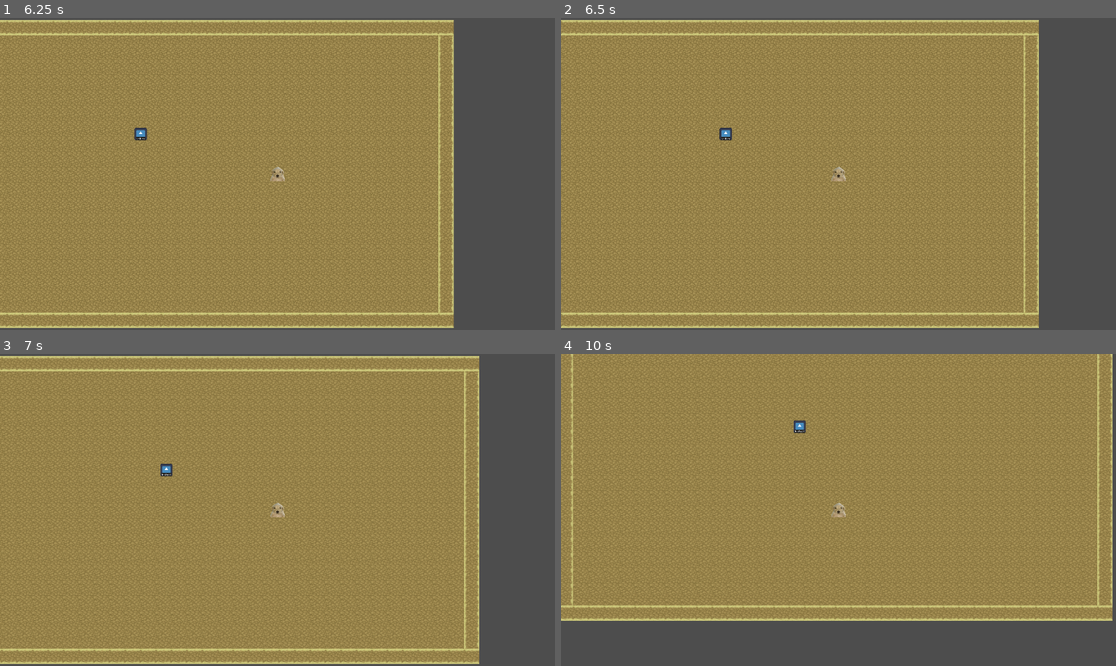
Above: before the commit, frames 1-4 (two rows, left to right).
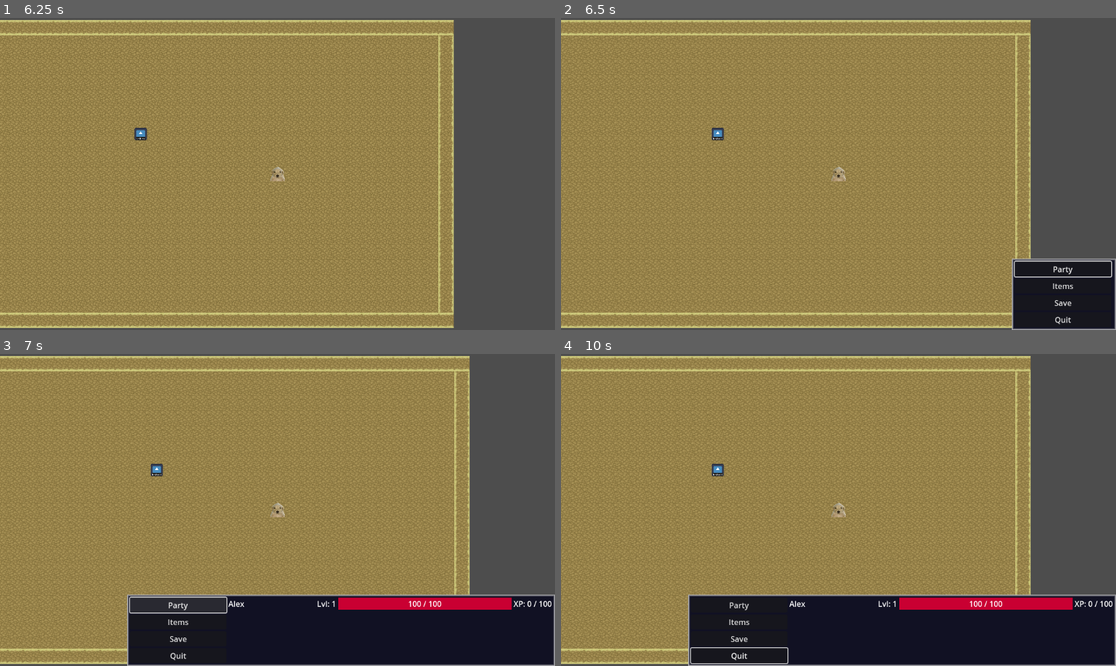
Above: after the commit, the same moments.

Repository: Marv0407/kotstulle-game
Game: Godot game, scene res://scenes/control.tscn
Two runs of this game, one before a commit and one after it. Both use one fixed random seed, a clock stepped at 60 frames per second and the inputs below. The engine's default icon, where the game draws it, is replaced by a stand-in: a white triangle on a blue panel in a dark square.
Inputs (mouse positions are in pixels of both pictures, inside the frame that each line leads up to):
- Up to frame 1 (6.25 s): click "Start New Game" at 0.5 s; click (77, 39) at 1.27 s; type "Alex" at 1.35 s; click "Starten" at 2 s; tap Enter (ui_accept) at 2.75, 3.02, 3.77, 5.27, 6.02 s; move the mouse to (399, 158) at 2.77 s; hold Right (ui_right) 2.78-3.53 s; click (399, 158) at 2.92 s; move the mouse to (166, 189) at 3.52 s; hold Down (ui_down) 3.53-4.28 s; move the mouse to (333, 105) at 4.27 s; hold Right (ui_right) 4.28-5.03 s; move the mouse to (249, 236) at 5.02 s; hold Up (ui_up) 5.03-5.78 s; click (249, 236) at 5.17 s; move the mouse to (444, 220) at 5.77 s; hold Left (ui_left) from 5.78 s (still down)
- Up to frame 2 (6.5 s): keep holding Left (ui_left); tap Escape (ui_cancel) at 6.4 s
- Up to frame 3 (7 s): release Left (ui_left) at 6.5 s; click (499, 603) at 6.5 s, where only the run after the commit has a clickable "Party"
- Up to frame 4 (10 s): click (738, 622) at 7.25 s, where only the run after the commit has a clickable "Items"; click (738, 637) at 8 s, where only the run after the commit has a clickable "Save"; move the mouse to (672, 463) at 8.77 s; hold Left (ui_left) 8.78-9.53 s; move the mouse to (866, 510) at 9.52 s; hold Down (ui_down) from 9.53 s (still down); click (866, 510) at 9.67 s

Frame 1 is identical in both runs. In frame 2, 14% of the frame differs, in the area x 0-100%, y 0-100%; in frame 3, 26%; in frame 4, 40%.

Commit message:
Integrate InGameMenu and party submenu logic
Instance InGameMenu into TestMap and update scene layout/anchors. In InGameMenu.tscn set process_mode, adjust PanelContainer anchors/offsets, mark PartyView unique in owner, and add a connection for the Party button. Update in_game_menu.gd to track submenu state (is_sub_menu_open), add _close_sub_menu(), handle Esc (ui_cancel) to close submenus or toggle the menu, ensure input is marked handled, and focus the Party button when menus change. Also refresh party UI by clearing PartyView children before instantiating member UIs.

Diff:
--- a/scenes/InGameMenu.tscn
+++ b/scenes/InGameMenu.tscn
@@ -16,12 +16,20 @@
 border_blend = true
 
 [node name="InGameMenu" type="CanvasLayer"]
+process_mode = 3
 script = ExtResource("1_kkpiy")
 party_member_ui_scene = ExtResource("2_d7o6g")
 
 [node name="PanelContainer" type="PanelContainer" parent="."]
-offset_right = 40.0
-offset_bottom = 40.0
+anchors_preset = 3
+anchor_left = 1.0
+anchor_top = 1.0
+anchor_right = 1.0
+anchor_bottom = 1.0
+offset_left = -216.0
+offset_top = -148.0
+grow_horizontal = 0
+grow_vertical = 0
 theme_override_styles/panel = SubResource("StyleBoxFlat_d7o6g")
 
 [node name="MainContainer" type="HBoxContainer" parent="PanelContainer"]
@@ -51,4 +59,7 @@
 layout_mode = 2
 
 [node name="PartyView" type="VBoxContainer" parent="PanelContainer/MainContainer/ContentArea"]
+unique_name_in_owner = true
 layout_mode = 2
+
+[connection signal="pressed" from="PanelContainer/MainContainer/ButtonList/PartyBtn" to="." method="_on_party_btn_pressed"]
--- a/scenes/TestMap.tscn
+++ b/scenes/TestMap.tscn
@@ -1,10 +1,11 @@
-[gd_scene load_steps=8 format=4 uid="uid://cfft8jgum6dhw"]
+[gd_scene load_steps=9 format=4 uid="uid://cfft8jgum6dhw"]
 
 [ext_resource type="Script" uid="uid://bxh7rrnqs0bta" path="res://scripts/test_map.gd" id="1_c2xor"]
 [ext_resource type="PackedScene" uid="uid://7p25i524blrh" path="res://scenes/Player.tscn" id="1_fodck"]
 [ext_resource type="Texture2D" uid="uid://dp21td8yk1lv0" path="res://assets/tilesets/test_tileset/[A]_type1/[A]Dirt1-Dirt2_pipo.png" id="1_jpasy"]
 [ext_resource type="PackedScene" uid="uid://daw87aehw5pcd" path="res://scenes/Encounter.tscn" id="3_ndu6v"]
 [ext_resource type="Resource" uid="uid://bd7v43x2tcjtu" path="res://ressources/Encounter/TalahonRentner.tres" id="5_q04aa"]
+[ext_resource type="PackedScene" uid="uid://d0kcksev6mafn" path="res://scenes/InGameMenu.tscn" id="6_s2mfq"]
 
 [sub_resource type="TileSetAtlasSource" id="TileSetAtlasSource_ndu6v"]
 texture = ExtResource("1_jpasy")
@@ -43,3 +44,5 @@
 collision_mask = 2
 encounter_data = ExtResource("5_q04aa")
 encounter_id = "1"
+
+[node name="InGameMenu" parent="." instance=ExtResource("6_s2mfq")]
--- a/scripts/in_game_menu.gd
+++ b/scripts/in_game_menu.gd
@@ -1,25 +1,41 @@
 extends CanvasLayer
 
 @export var party_member_ui_scene: PackedScene
+var is_sub_menu_open: bool = false
 
 func _ready():
 	hide()
 
 func _input(event):
 	if event.is_action_pressed("ui_cancel"):
-		toggle_menu()
+		if is_sub_menu_open:
+			_close_sub_menu()
+		else:
+			toggle_menu()
+		get_viewport().set_input_as_handled()
+
+func _close_sub_menu():
+	for child in %PartyView.get_children():
+		child.queue_free()
+	is_sub_menu_open = false
+	$PanelContainer/MainContainer/ButtonList/PartyBtn.grab_focus()
 
 func toggle_menu():
 	visible = !visible
 	get_tree().paused = visible
 	if visible:
-		show_party()
+		is_sub_menu_open = false
+		_close_sub_menu()
+		$PanelContainer/MainContainer/ButtonList/PartyBtn.grab_focus()
 
 func show_party():
 	for child in %PartyView.get_children():
 		child.queue_free()
-
 	for hero_data in GameData.party_members:
 		var member_ui = party_member_ui_scene.instantiate()
 		%PartyView.add_child(member_ui)
 		member_ui.update_display(hero_data)
+
+func _on_party_btn_pressed() -> void:
+	is_sub_menu_open = true
+	show_party()
